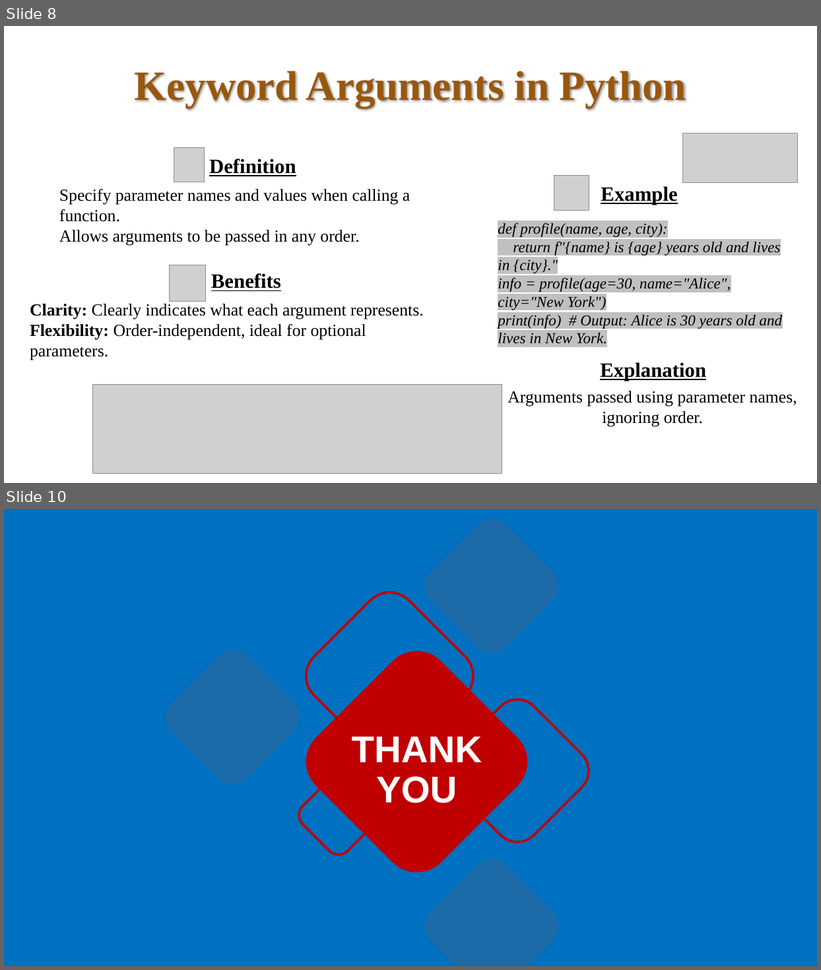
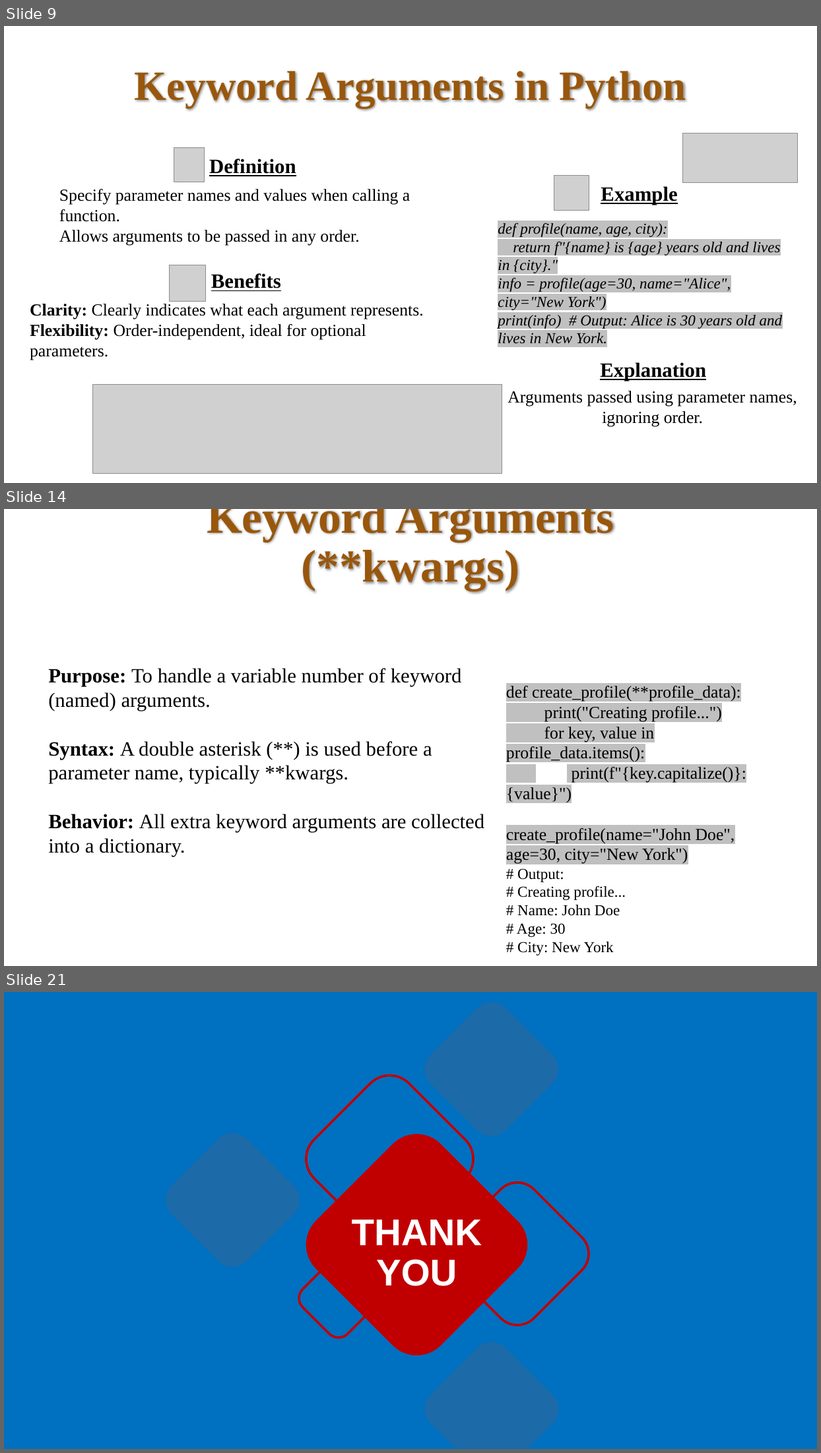
Before and after one commit to bahadurCorvit/Advance_Python, a slide deck: lectures/Lec7.pptx. Shown one above the other, each under a label of ours: slides 8 and 10 before the commit, slides 9, 14 and 21 after it; the slides between them are not shown. The pictures are 821x970 and 821x1453 pixels, drawn with LibreOffice and Linux fonts; fonts in the diff are those of the drawing; grey boxes stand for pictures. Boxes give left, top, right and bottom in pixels: in the first picture for what was removed or moved away, otherwise in the second. Text is boxed around its words. In the diff, an @@ line names an element or a change of style, - is before the commit and + after.

```diff
--- a/lectures/Lec7.pptx
+++ b/lectures/Lec7.pptx
@@ slide 14 added at (4,509,817,966), background #FFFFFF @@
@@ title added at (207,509,614,591), 54 pt, text #99570C, bold @@
+Keyword Arguments (**kwargs)
@@ text added at (48,668,484,857), 24 pt, text #000000 @@
+Purpose: To handle a variable number of keyword (named) arguments.
+Syntax: A double asterisk (**) is used before a parameter name, typically **kwargs.
+Behavior: All extra keyword arguments are collected into a dictionary.
@@ text added at (506,686,746,956), 20 pt, text #000000 @@
+def create_profile(**profile_data):
+print("Creating profile...")
+for key, value in profile_data.items():
+print(f"{key.capitalize()}: {value}")
+create_profile(name="John Doe", age=30, city="New York")
+# Output:
+# Creating profile...
+# Name: John Doe
+# Age: 30
+# City: New York
@@ what was slide 8 is now slide 9 @@
@@ what was slide 10 is now slide 21 @@
```
Also in this commit, not shown: 1 slide changed, 10 other slides added, 6 other files.
